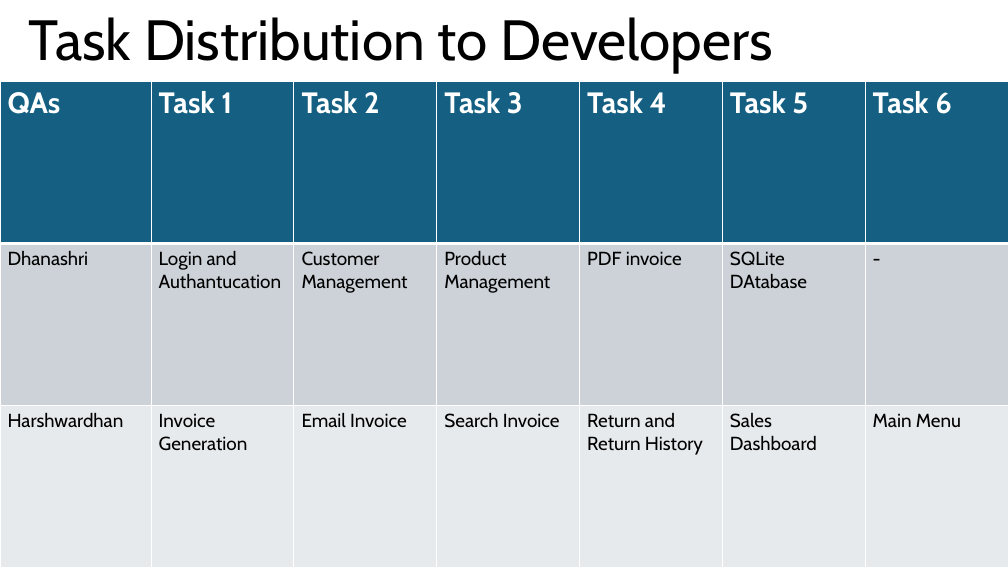
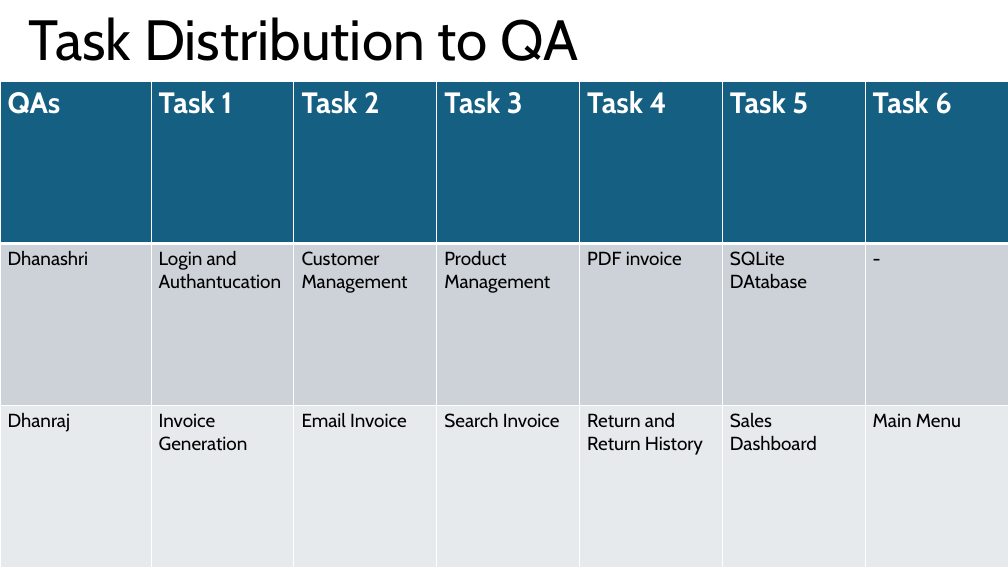
Before and after one commit to infotechperseverance-cpu/Industrial_Training_2026, a slide deck: slide 17 of ENIGMAS/INVOICE_GENERATOR/Required_Doc/automatic invoice ppt.pptx. Drawn at 1008x567 pixels with LibreOffice and Linux fonts; fonts in the diff are those of the drawing. Boxes give left, top, right and bottom in pixels: in the first picture for what was removed or moved away, otherwise in the second. Text is boxed around its words. In the diff, an @@ line names an element or a change of style, - is before the commit and + after.

```diff
--- a/ENIGMAS/INVOICE_GENERATOR/Required_Doc/automatic invoice ppt.pptx
+++ b/ENIGMAS/INVOICE_GENERATOR/Required_Doc/automatic invoice ppt.pptx
@@ text at (28,17,578,61): text changed @@
-Task Distribution to Developers
+Task Distribution to QA
@@ table at (0,82,1008,567) @@
-row 3, column 1: Harshwardhan
+row 3, column 1: Dhanraj
```
Also in this commit, not shown: 2 other slides changed, 1 other file.
